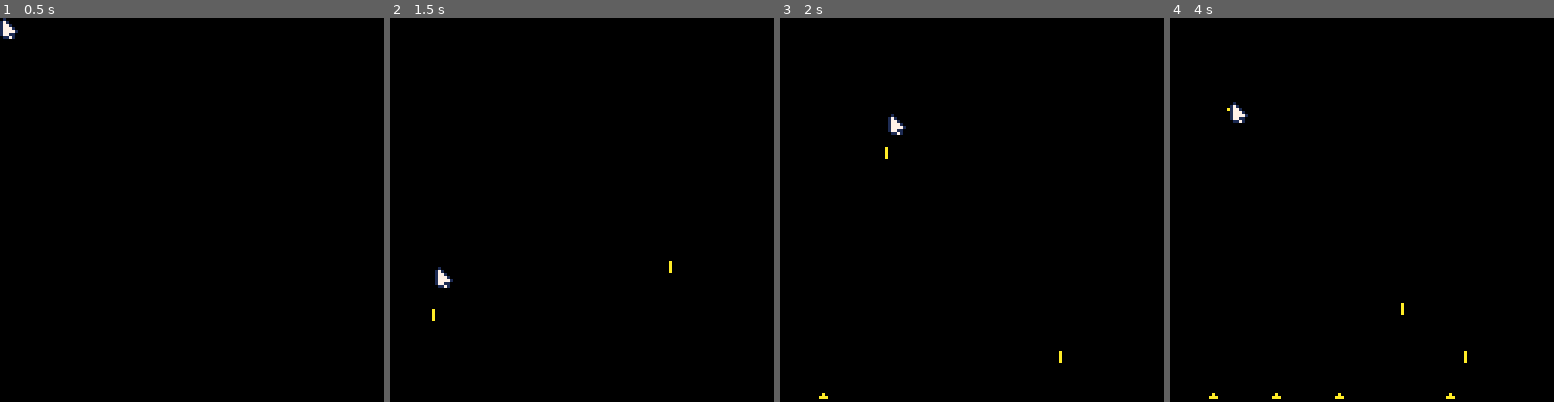
Above: before the commit, frames 1-4 (left to right).
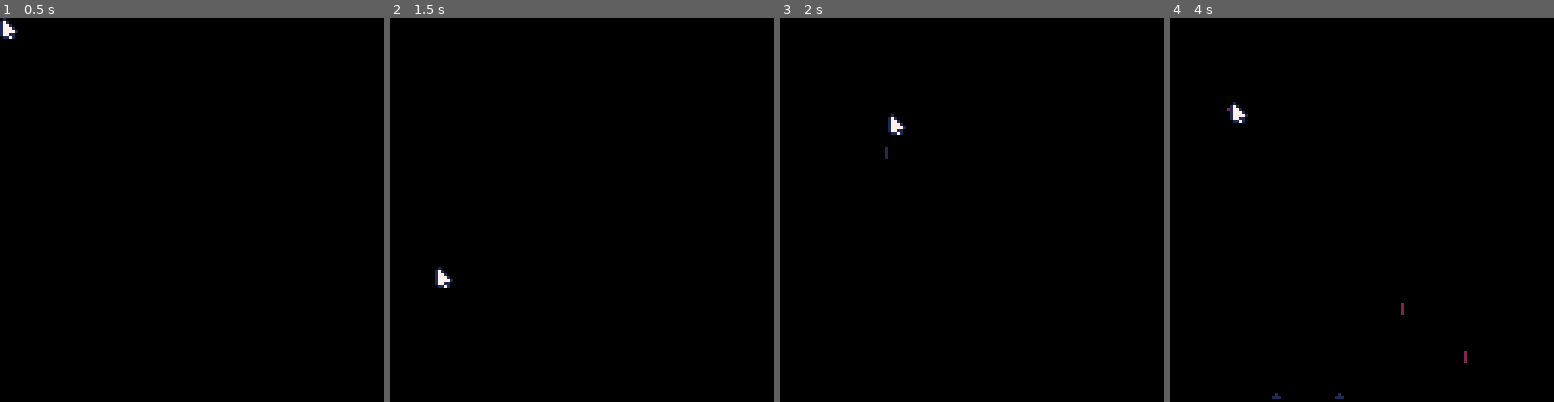
Above: after the commit, the same moments.

Repository: 16KnighT/pico8
Game: PICO-8 cartridge powdergame.p8
Same seed, same stepped clock (60 frames per second), same inputs: the game is played once before the commit and once after it.
Inputs (mouse positions are in pixels of both pictures, inside the frame that each line leads up to):
- Up to frame 1 (0.5 s): no input
- Up to frame 2 (1.5 s): click (670, 121) at 0.67 s; click (436, 267) at 1.22 s
- Up to frame 3 (2 s): hold Right from 1.6 s (still down); click (887, 114) at 1.77 s
- Up to frame 4 (4 s): release Right at 2.1 s; click (1342, 259) at 2.32 s; hold Right 2.47-3.03 s; click (1404, 106) at 2.87 s; hold Left 3.08-3.58 s; click (1465, 256) at 3.42 s; click (1231, 102) at 3.97 s

Frame 1 is identical in both runs. In frame 2, less than 0.1% of the frame differs, in the area x 10-74%, y 63-79%; in frame 3, less than 0.1%; in frame 4, 0.2%, in the area x 10-78%, y 23-100%.

Commit message:
more materials

Diff:
--- a/powdergame.p8
+++ b/powdergame.p8
@@ -12,6 +12,7 @@
 		y=0,
 		click=false
 		}
+	material=0
 end
 
 -->8
@@ -38,12 +39,10 @@
 	updatemouse()
 	--leftclick == powder
 	if mouse.click==1 then
-		create(10)
+		create(material)
 	end
-	--rightclick == liquid
-	if mouse.click==2 then
-		create(12)
-	end
+	if btnp(➡️) then material=material+1 end
+	if btnp(⬅️) then material=material-1 end
 end
 -->8
 function displace(px,py)
